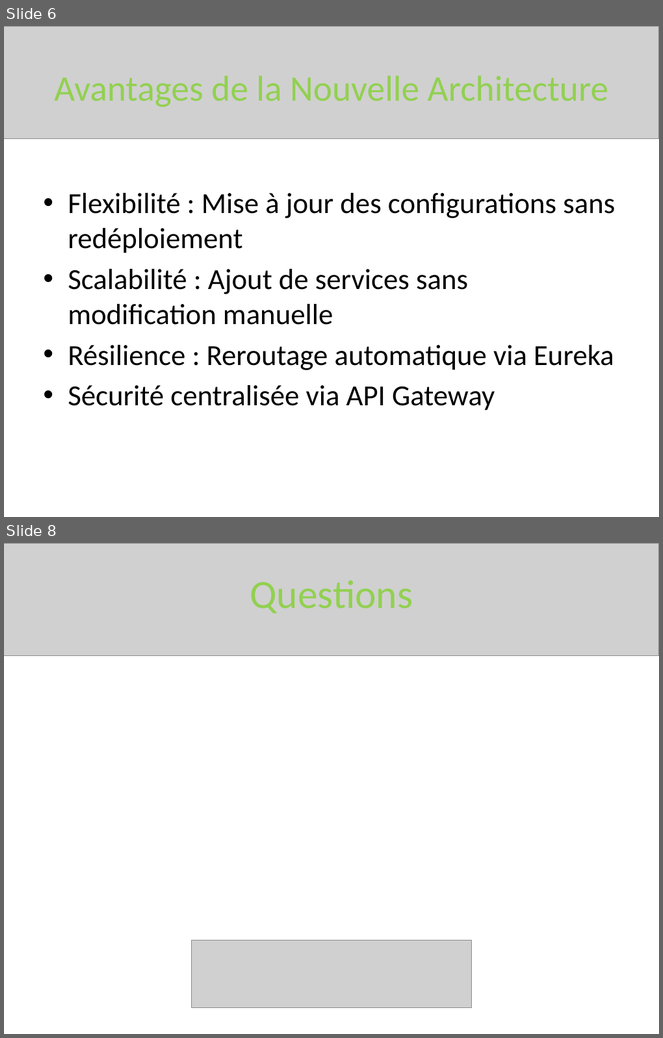
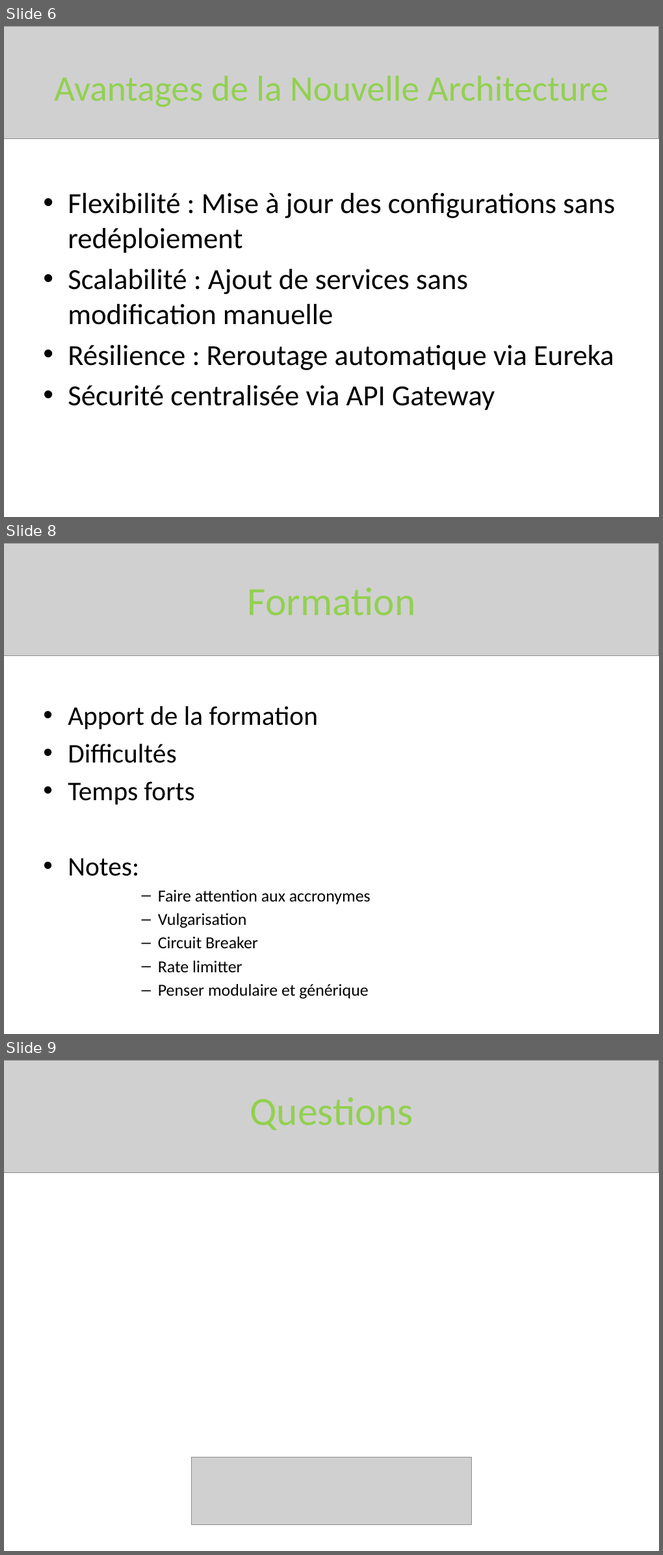
Before and after one commit to Elouaret/spring-cloud, a slide deck: Netflix_au_service_du_printemps.pptx. Shown one above the other, each under a label of ours: slides 6 and 8 before the commit, slides 6, 8 and 9 after it; the slides between them are not shown. The pictures are 663x1038 and 663x1555 pixels, drawn with LibreOffice and Linux fonts; fonts in the diff are those of the drawing; grey boxes stand for pictures. Boxes give left, top, right and bottom in pixels: in the first picture for what was removed or moved away, otherwise in the second. Text is boxed around its words. In the diff, an @@ line names an element or a change of style, - is before the commit and + after.

```diff
--- a/Netflix_au_service_du_printemps.pptx
+++ b/Netflix_au_service_du_printemps.pptx
@@ slide 8 added at <box>4,543,659,1034</box>, background #FFFFFF @@
@@ picture added at <box>4,543,659,655</box> @@
@@ text added at <box>247,587,415,616</box>, 44 pt, text #92D050 @@
+Formation
@@ text added at <box>68,706,371,999</box>, 18.5 pt, text #000000 @@
+• Apport de la formation
+• Difficultés
+• Temps forts
+• Notes:
+      – Faire attention aux accronymes
+      – Vulgarisation
+      – Circuit Breaker
+      – Rate limitter
+      – Penser modulaire et générique
@@ what was slide 8 is now slide 9 @@
```
Also in this commit, not shown: 1 slide changed, 15 other files.
